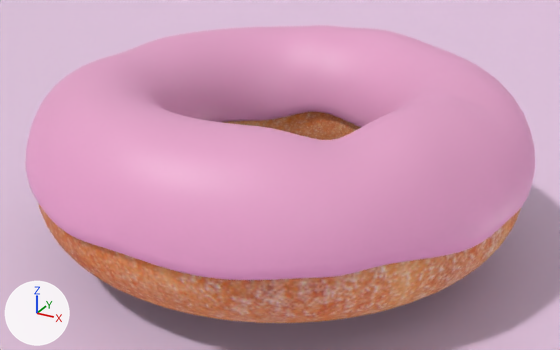
An edit to the glTF model public/dazzling donuts.gltf, drawn before and after from the same camera.
Before and after are seen from a 50 mm lens placed at (1.312, -2.388, 1.126), pointed at (0.022, -0.042, -0.047). The lights are fixed; the arrows at lower left show +X, +Y and +Z. Where no turn or scale is listed for an object, it has been applied to the vertices. Vertices at the same position are counted once.
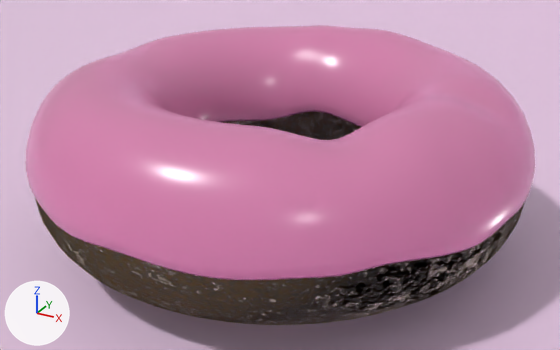
Commit message: added donuts

Scene script edits in JSON lines:
```json
{"op": "set", "path": "img_breat_texture", "old": "load_image('breat_texture', 'texture/breat_texture.jpg', 1000, 644, 'sRGB')", "new": "load_image('breat_texture', 'texture/breat_texture.jpg', 1000, 644, 'Non-Color')"}
{"op": "add", "block": "mat_bread", "code": "n3 = _N.new('ShaderNodeNormalMap'); n3.name = 'Normal Map'"}
{"op": "add", "block": "mat_bread", "code": "n3.uv_map = 'UVMap'"}
{"op": "add", "block": "mat_bread", "code": "n4 = _N.new('ShaderNodeTexImage'); n4.name = 'Image Texture.001'"}
{"op": "add", "block": "mat_bread", "code": "n4.image = img_breat_texture"}
{"block": "mat_bread", "where": "n0 = _N.new('ShaderNodeBsdfPrincipled'); n0.name = 'Principled BSDF'"}
{"op": "add", "block": "mat_bread", "code": "_L.new(n3.outputs[0], n0.inputs[5])  # 'Normal' to 'Normal'"}
{"op": "add", "block": "mat_bread", "code": "_L.new(n4.outputs[0], n3.inputs[1])  # 'Color' to 'Color'"}
{"op": "set", "path": "mat_material_001.base_color", "old": "(0.8, 0.371, 0.592)", "new": "(0.656, 0.221, 0.411)", "note": "pink #e7a4ca -> pink #d481ac"}
{"op": "set", "path": "mat_material_001.roughness", "old": "0.479", "new": "0.245"}
{"block": "me_mesh", "where": "me_mesh.from_pydata(...)  # 5120 vertices, 10240 faces; spans x -0.89..0.89, y -0.89..0.89, z -0.25..0.25"}
{"block": "me_mesh", "where": "# used by ob_torus; location = (0.0, 0.0, -0.001)"}
{"block": "me_mesh", "change": "me_mesh part 1: texture (UV) coordinates of 10240 of 10240 faces, centred in x -0.89..0.89, y -0.89..0.89, z -0.24..0.24, changed; they spanned u 0.01..0.98, v 0.34..0.96 and now span u -0.16..1.17, v 0.06..0.86"}
{"op": "add", "block": "me_torus_003", "code": ["me_torus_003 = bpy.data.meshes.new('Torus.003')", "me_torus_003.from_pydata(...)  # a torus around z (ring radius 0.65, tube radius 0.25) spanning x -0.9..0.9, y -0.9..0.9, z -0.25..0.25", "me_torus_003.materials.append(mat_bread)"]}
{"op": "add", "block": "ob_torus_003", "code": ["ob_torus_003 = bpy.data.objects.new('Torus.003', me_torus_003)", "ob_torus_003.location = (0.0, 0.0, 0.0)"]}
```

Where the change shows, as pixel boxes [x1, y1, x2, y2] in the pictures (560 x 350 px):
```json
{"object": "Torus.001", "change": "recoloured, surface changed", "before": [25, 25, 531, 280], "after": [25, 25, 531, 280]}
{"object": "Torus.003", "change": "added", "after": [35, 112, 524, 325]}
{"object": "Torus", "change": "surface changed", "before": [38, 112, 521, 323], "after": [38, 112, 521, 323]}
{"part": 1, "of": "me_mesh", "change": "surface changed", "before": [38, 112, 521, 323], "on screen": "orange"}
```
